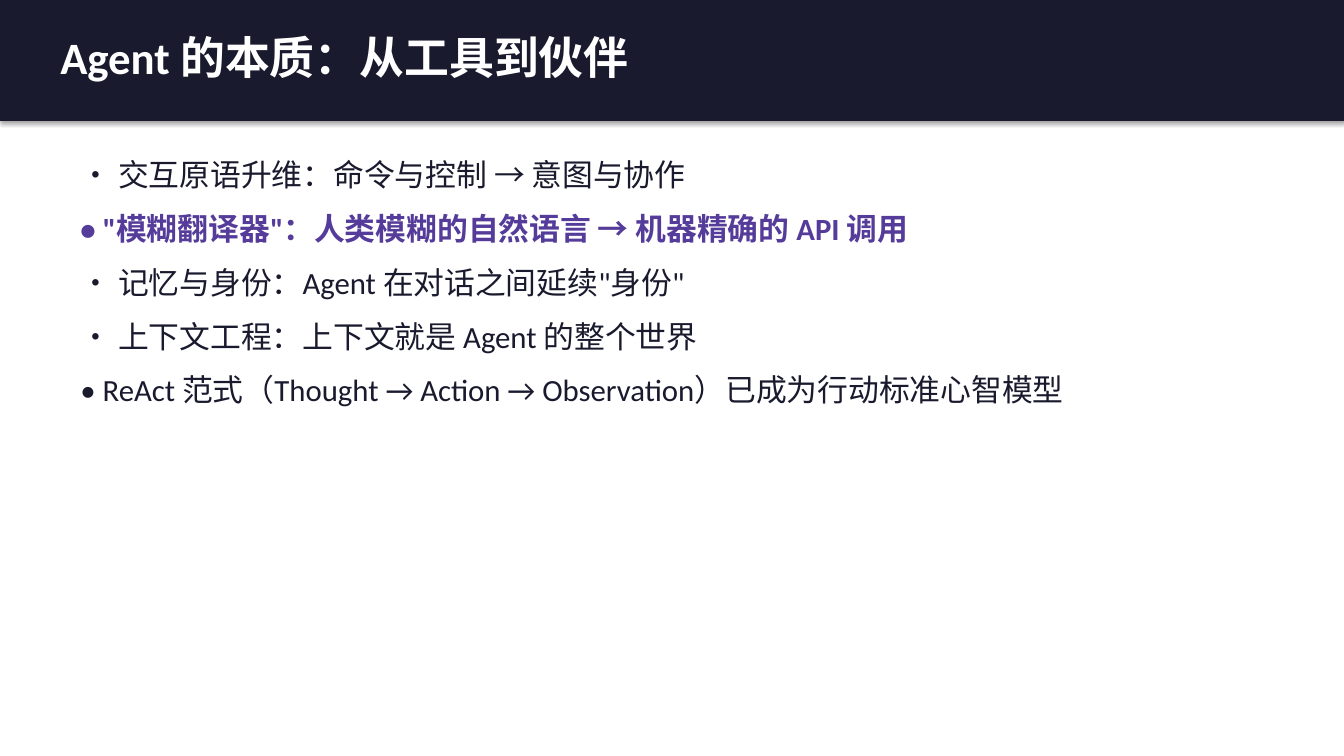
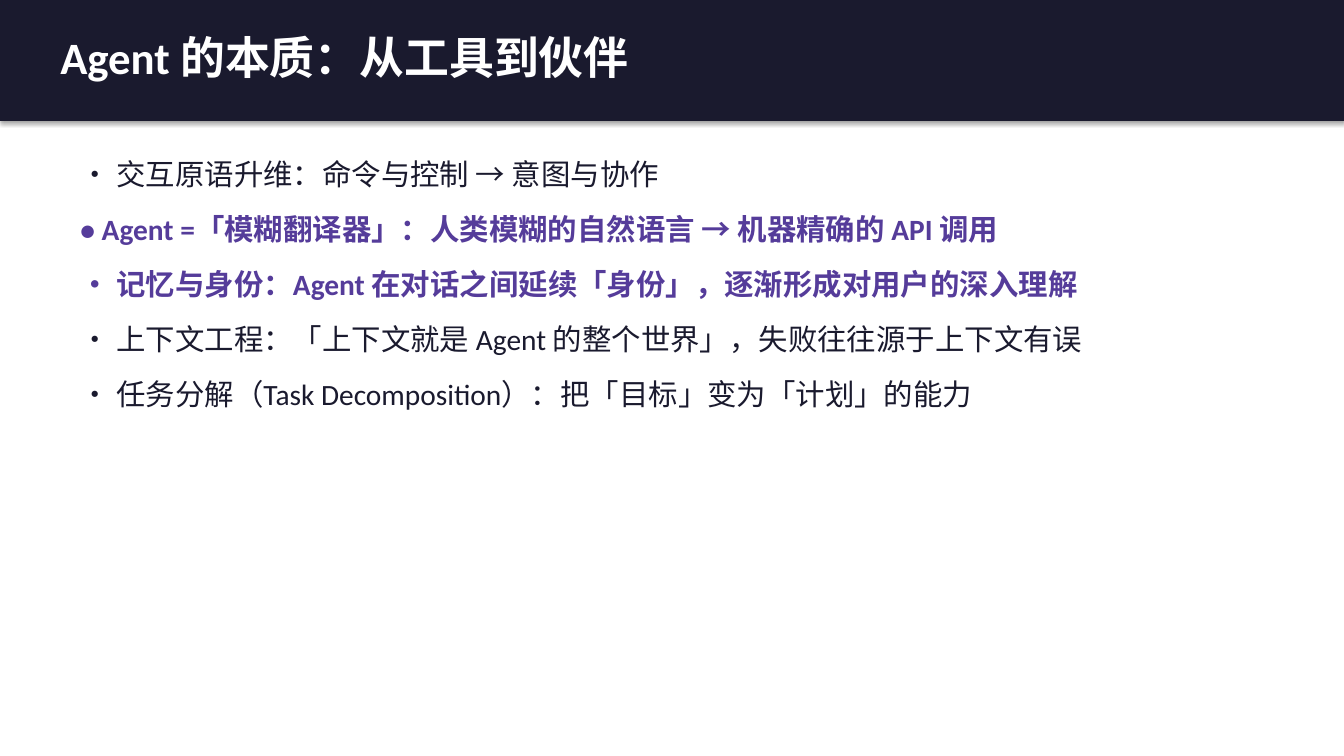
Before and after one commit to tanteng/blog, a slide deck: slide 9 of static/reports/agent-design-patterns-book-intro.pptx (slide 7 before the commit). Drawn at 1344x756 pixels with LibreOffice and Linux fonts; fonts in the diff are those of the drawing. Boxes give left, top, right and bottom in pixels: in the first picture for what was removed or moved away, otherwise in the second. Text is boxed around its words. In the diff, an @@ line names an element or a change of style, - is before the commit and + after.

```diff
--- a/static/reports/agent-design-patterns-book-intro.pptx
+++ b/static/reports/agent-design-patterns-book-intro.pptx
@@ text at box(116, 160, 659, 188): size 22 to 21 pt in "• 交互原语升维：命令与控制 → 意图与协作"; more space between paragraphs @@
@@ text at box(102, 215, 1082, 410): text changed; size 22 to 21 pt @@
-• "模糊翻译器"：人类模糊的自然语言 → 机器精确的 API 调用
-• 记忆与身份：Agent 在对话之间延续"身份"
-• 上下文工程：上下文就是 Agent 的整个世界
-• ReAct 范式（Thought → Action → Observation）已成为行动标准心智模型
+• Agent =「模糊翻译器」：人类模糊的自然语言 → 机器精确的 API 调用
+• 记忆与身份：Agent 在对话之间延续「身份」，逐渐形成对用户的深入理解
+• 上下文工程：「上下文就是 Agent 的整个世界」，失败往往源于上下文有误
+• 任务分解（Task Decomposition）：把「目标」变为「计划」的能力
```
Also in this commit, not shown: 19 other slides changed, 5 slides added, 1 slide removed.
